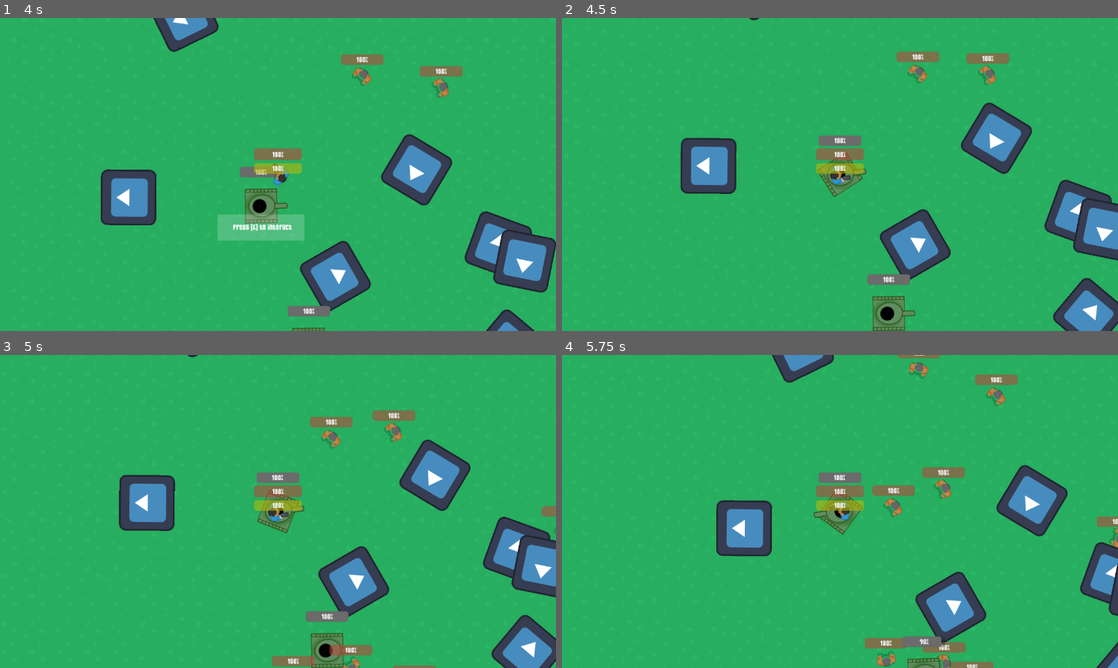
Above: before the commit, frames 1-4 (two rows, left to right).
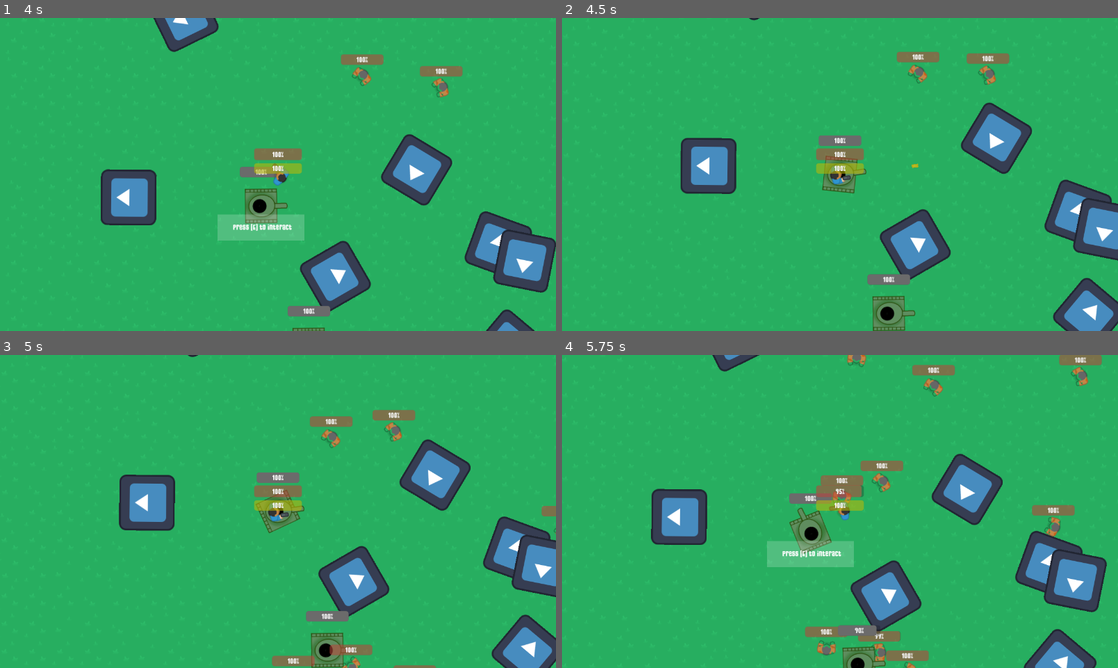
Above: after the commit, the same moments.

Repository: Coder2195/zombie-frenzy
Game: Godot game, scene res://scenes/game_scene.tscn
Two runs of this game, one before a commit and one after it. Both use one fixed random seed, a clock stepped at 60 frames per second and the inputs below. The engine's default icon, where the game draws it, is replaced by a stand-in: a white triangle on a blue panel in a dark square.
Inputs (mouse positions are in pixels of both pictures, inside the frame that each line leads up to):
- Up to frame 1 (4 s): move the mouse to (250, 237) at 0.52 s; press the mouse at (250, 237) at 0.53 s; hold W (up) 0.53-2.03 s; move the mouse to (444, 221) at 1.27 s; release the mouse at (444, 221) at 1.28 s; tap Shift (dismount, bound only after the commit) at 1.35 s; click (444, 221) at 1.55 s; move the mouse to (111, 127) at 2.02 s; press the mouse at (111, 127) at 2.03 s; hold A (left) 2.03-3.53 s; tap Space (dismount, bound only before the commit) at 2.1 s; move the mouse to (305, 174) at 2.77 s; release the mouse at (305, 174) at 2.78 s; click (305, 174) at 2.85 s; move the mouse to (194, 96) at 3.52 s; press the mouse at (194, 96) at 3.53 s; hold S (down) from 3.53 s (still down); tap E (use) at 3.6 s
- Up to frame 2 (4.5 s): tap E (use) at 4.25 s; move the mouse to (962, 158) at 4.27 s; release S (down) at 4.28 s; release the mouse at (962, 158) at 4.28 s; hold D (right) from 4.28 s (still down); click (962, 158) at 4.35 s
- Up to frame 3 (5 s): keep holding D (right)
- Up to frame 4 (5.75 s): move the mouse to (728, 527) at 5.02 s; release D (right) at 5.03 s; press the mouse at (728, 527) at 5.03 s; hold W (up) from 5.03 s (still down); tap Shift (dismount, bound only after the commit) at 5.1 s

Frame 1 is identical in both runs. In frame 2, 0.3% of the frame differs, in the area x 28-100%, y 11-98%; in frame 3, 0.8%; in frame 4, 24%, in the area x 16-100%, y 0-100%.

Commit message:
tank machine gun

Diff:
--- a/project.godot
+++ b/project.godot
@@ -17,6 +17,7 @@
 config/name="zombie"
 run/main_scene="res://scenes/game_scene.tscn"
 config/features=PackedStringArray("4.6", "Forward Plus")
+run/max_fps=60
 config/icon="res://icon.svg"
 
 [audio]
@@ -89,7 +90,7 @@
 }
 dismount={
 "deadzone": 0.2,
-"events": [Object(InputEventKey,"resource_local_to_scene":fa …(140 unchanged characters)… d":false,"keycode":0,"physical_keycode":32,"key_label":0,"unicode":32,"location":0,"echo":false,"script":null)
+"events": [Object(InputEventKey,"resource_local_to_scene":fa …(140 unchanged characters)… d":false,"keycode":0,"physical_keycode":4194325,"key_label":0,"unicode":0,"location":0,"echo":false,"script":null)
 ]
 }
 
--- a/sprites/game_scene/zombie.tscn
+++ b/sprites/game_scene/zombie.tscn
@@ -51,7 +51,7 @@
 
 [node name="Hit" type="AudioStreamPlayer" parent="." unique_id=1828335732]
 stream = ExtResource("3_unsld")
-max_polyphony = 5
+max_polyphony = 10
 
 [node name="Obstacle" type="NavigationObstacle2D" parent="." unique_id=1336791320]
 radius = 44.3
--- a/src/sprites/game_scene/bullet.gd
+++ b/src/sprites/game_scene/bullet.gd
@@ -14,7 +14,7 @@
 
   this.damage = dmg;
 
-  this.position = node.position + offset.rotated(node.rotation);
+  this.global_position = node.global_position + offset.rotated(node.rotation);
   this.rotation = node.rotation;
   return this;
 
--- a/src/sprites/game_scene/tank.gd
+++ b/src/sprites/game_scene/tank.gd
@@ -1,4 +1,7 @@
 class_name Tank extends Vehicle
+
+var last_shot = Time.get_ticks_msec()
+
 
 func _physics_process(delta):
   super._physics_process(delta);
@@ -10,6 +13,13 @@
     $InteractMenu.rotation = - rotation;
     $InteractMenu.global_position = self.global_position + Vector2(0, 50) - $InteractMenu.size / 2;
 
+  if Input.is_action_pressed("fire") && last_shot + 100 < Time.get_ticks_msec() && passenger != null:
+    var bullet = Bullet.create($Turret, Vector2(0, 90), 20);
+    bullet.global_position = $Turret.global_position + Vector2(90, 0).rotated($Turret.global_rotation);
+    bullet.global_rotation = $Turret.global_rotation;
+    get_tree().get_root().get_node("GameScene/").add_child(bullet);
+    last_shot = Time.get_ticks_msec();
+
 
   if passenger == null:
     if Input.is_action_just_pressed("use") && rideable:
@@ -17,7 +27,6 @@
     else:
       return ;
 
-
 func _process(delta):
   if passenger == null:
     return ;
--- a/src/sprites/game_scene/vehicle.gd
+++ b/src/sprites/game_scene/vehicle.gd
@@ -27,16 +27,16 @@
 
 func _physics_process(delta):
   var motion = 0;
+  var turn = 0
   if passenger != null:
     motion = Input.get_axis("up", "down");
-    var turn = Input.get_axis("left", "right");
+    turn = Input.get_axis("left", "right");
 
-    rotate(turn * delta * 5.0);
 
     if (Input.is_action_just_pressed("dismount")):
       dismount();
 
-
+  apply_torque(turn * 600000 - angular_velocity * 4000);
   apply_central_force(Vector2(0, 100000 * motion).rotated(rotation) - linear_velocity * 500);
   if passenger != null:
     passenger.position = self.position;
--- a/src/sprites/game_scene/zombie.gd
+++ b/src/sprites/game_scene/zombie.gd
@@ -10,6 +10,7 @@
 
 
 @onready var navigation_agent: NavigationAgent2D = $NavigationAgent2D
+
 
 func _ready():
   $Health.max_value = max_health;
@@ -53,7 +54,8 @@
   $Health.rotation = - rotation;
 
 func damage(dmg: float):
-  $Hit.play();
+  if (dmg >= 5):
+    $Hit.play();
   health -= dmg;
   if health <= 0:
     DataTracker.zombies_killed += 1;
@@ -64,5 +66,9 @@
   for body in hit:
     if body is Vehicle:
       body.damage(5);
+      var impact = abs(body.linear_velocity.dot(body.linear_velocity - linear_velocity)) * 0.008;
+      print(body.linear_velocity - linear_velocity);
+      damage(impact);
+      print(impact);
     if body is Player:
       body.damage(5);
